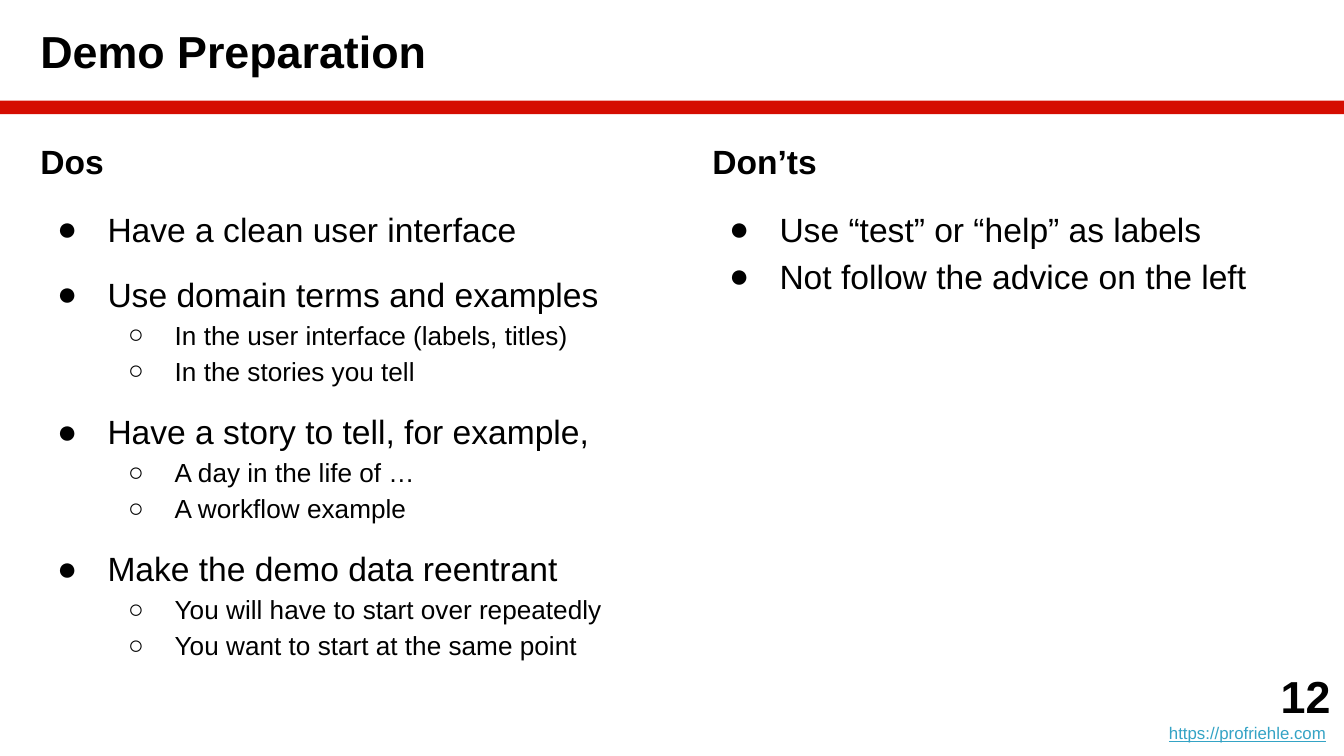
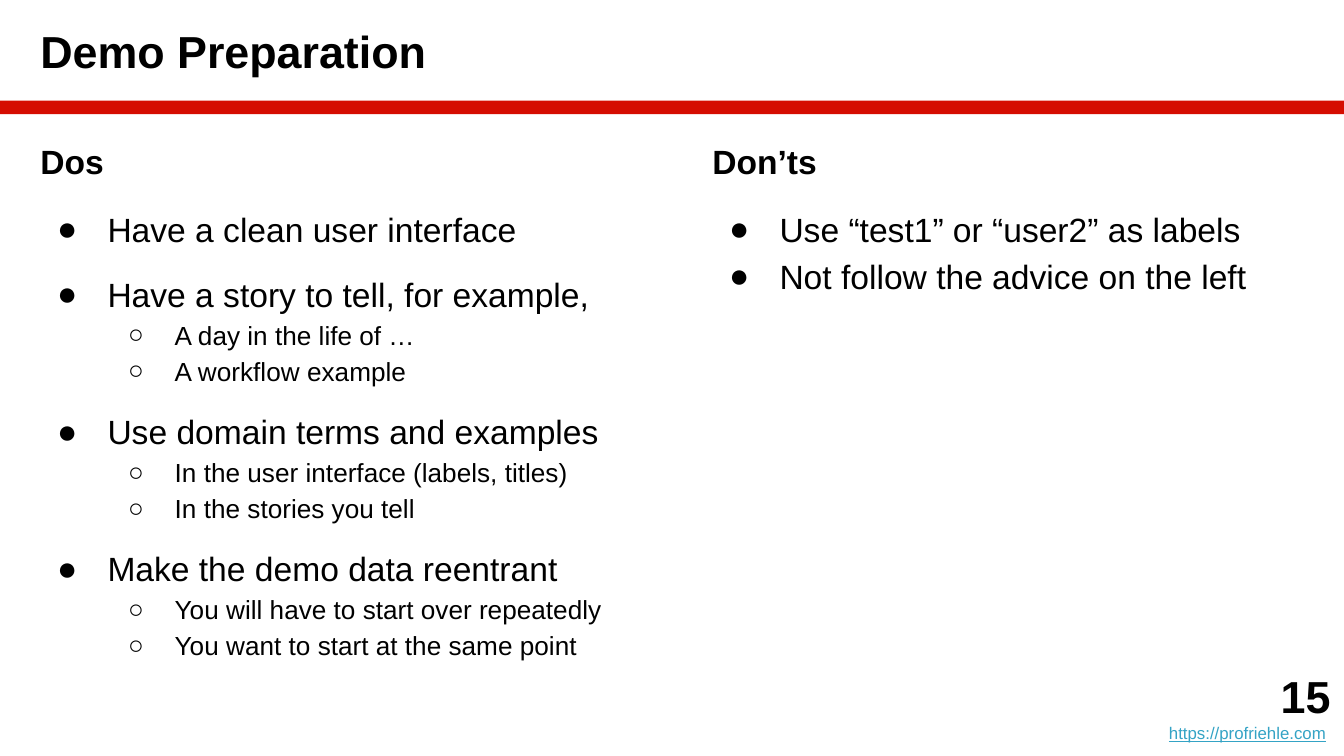
Before and after one commit to dirkriehle/amos-course, a slide deck: slide 15 of Lecture slides/AMOS B07 - Demo Day Preparation.pptx (slide 12 before the commit). Drawn at 1344x756 pixels with LibreOffice and Linux fonts; fonts in the diff are those of the drawing. Boxes give left, top, right and bottom in pixels: in the first picture for what was removed or moved away, otherwise in the second. Text is boxed around its words. In the diff, an @@ line names an element or a change of style, - is before the commit and + after.

```diff
--- a/Lecture slides/AMOS B07 - Demo Day Preparation.pptx
+++ b/Lecture slides/AMOS B07 - Demo Day Preparation.pptx
@@ text at <box>780,217,1241,243</box>: text changed @@
-● Use “test” or “help” as labels
+● Use “test1” or “user2” as labels
@@ text at <box>108,282,589,387</box>: paragraphs added @@
+● Have a story to tell, for example,
+  ○ A day in the life of …
+  ○ A workflow example
@@ text at <box>108,419,589,524</box>: paragraphs removed @@
-● Have a story to tell, for example,
-  ○ A day in the life of …
-  ○ A workflow example
@@ text at <box>1281,682,1331,714</box>: text changed @@
-12
+15
```
Also in this commit, not shown: 4 other slides changed, 13 slides added, 1 slide removed, 15 other files.
